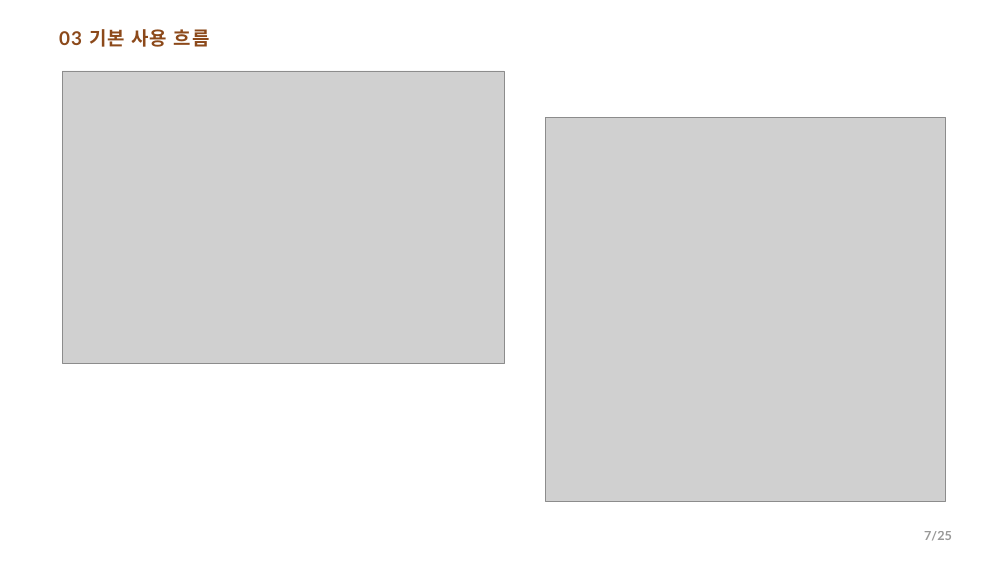
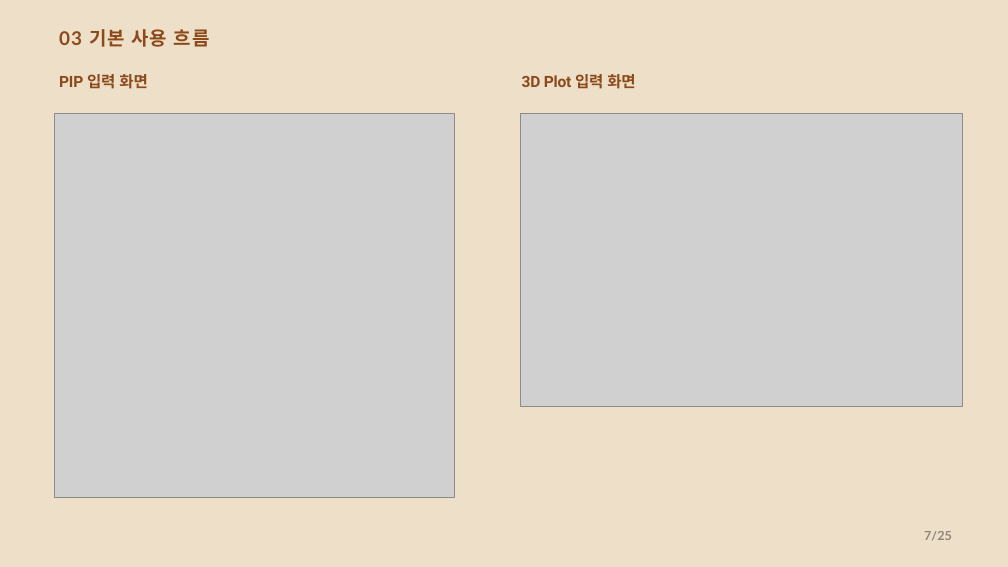
Before and after one commit to CWKIM113/CathPlot_Pub, a slide deck: slide 7 of CathPlot_발표.pptx. Drawn at 1008x567 pixels with LibreOffice and Linux fonts; fonts in the diff are those of the drawing; grey boxes stand for pictures. Boxes give left, top, right and bottom in pixels: in the first picture for what was removed or moved away, otherwise in the second. Text is boxed around its words. In the diff, an @@ line names an element or a change of style, - is before the commit and + after.

```diff
--- a/CathPlot_발표.pptx
+++ b/CathPlot_발표.pptx
@@ background #FFFFFF to #EEDFC9 @@
@@ text added at (59, 74, 147, 89), 22.2 pt, text #8C491A, bold @@
+PIP 입력 화면
@@ text added at (522, 74, 635, 89), 22.2 pt, text #8C491A, bold @@
+3D Plot 입력 화면
@@ picture: place and size @@
-picture at (62, 71, 504, 363)
+picture at (54, 113, 455, 498)
@@ picture: place and size @@
-picture at (545, 117, 946, 501)
+picture at (520, 113, 962, 406)
```
Also in this commit, not shown: 10 other slides changed.
